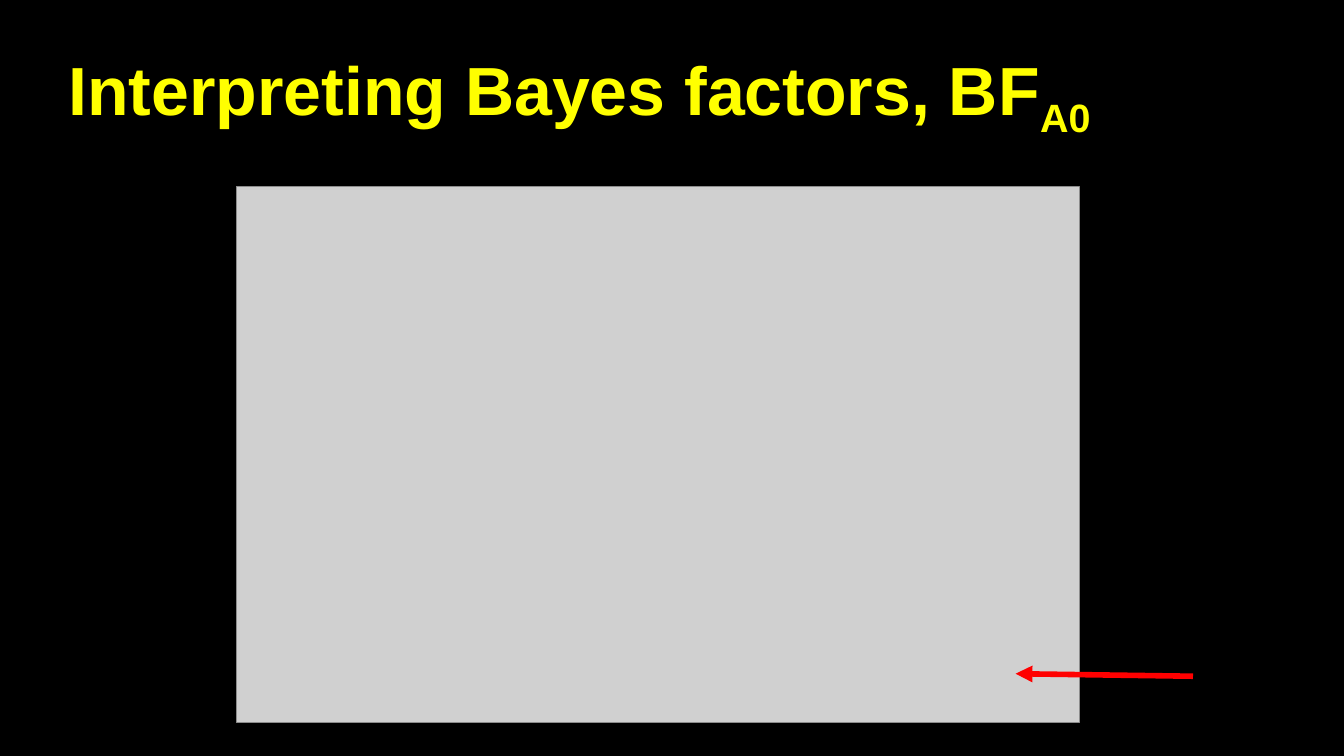
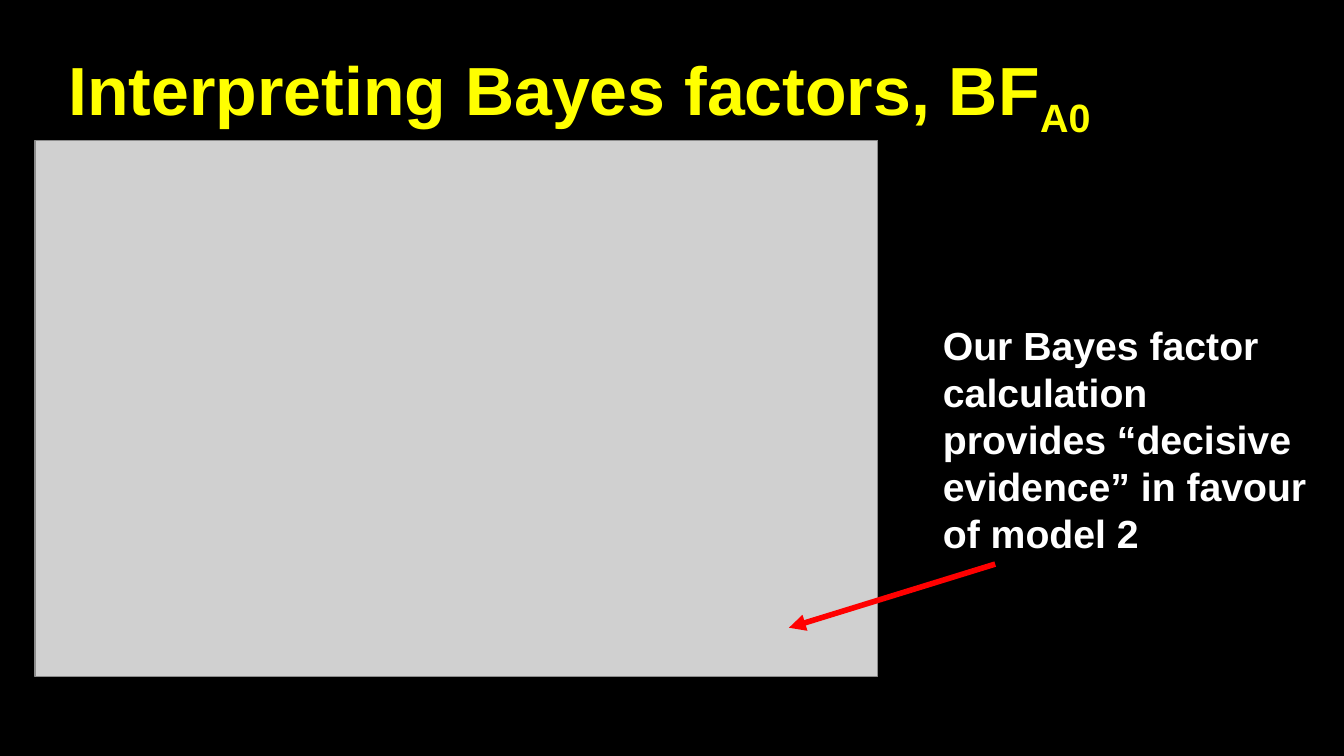
Before and after one commit to Alan-Pickering/Bayesian-data-analysis-teaching, a slide deck: slide 17 of Bayesian Data Analysis Part 2.pptx (slide 15 before the commit). Drawn at 1344x756 pixels with LibreOffice and Linux fonts; fonts in the diff are those of the drawing; grey boxes stand for pictures; background and template pictures are left out. Boxes give left, top, right and bottom in pixels: in the first picture for what was removed or moved away, otherwise in the second. Text is boxed around its words. In the diff, an @@ line names an element or a change of style, - is before the commit and + after.

```diff
--- a/Bayesian Data Analysis Part 2.pptx
+++ b/Bayesian Data Analysis Part 2.pptx
@@ picture: place and size @@
-picture at (237, 187, 1080, 723)
+picture at (35, 140, 878, 677)
@@ text added at (943, 331, 1307, 549), 28 pt, text #FFFFFF, bold @@
+Our Bayes factor calculation provides “decisive evidence” in favour of model 2
@@ arrow moved from (1194, 677) - (1016, 674) to (995, 565) - (789, 628) @@
```
Also in this commit, not shown: 8 other slides changed, 2 slides added.
